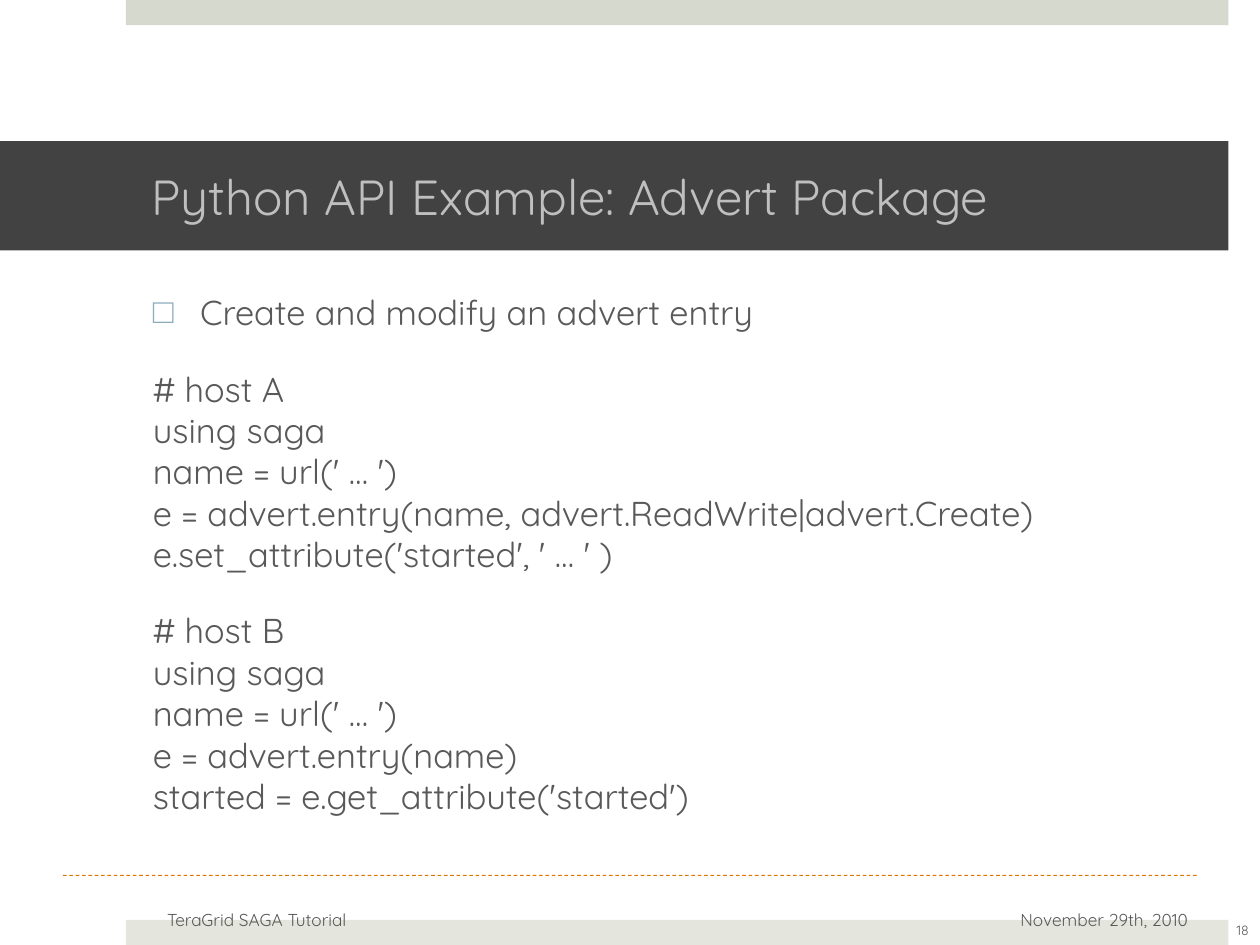
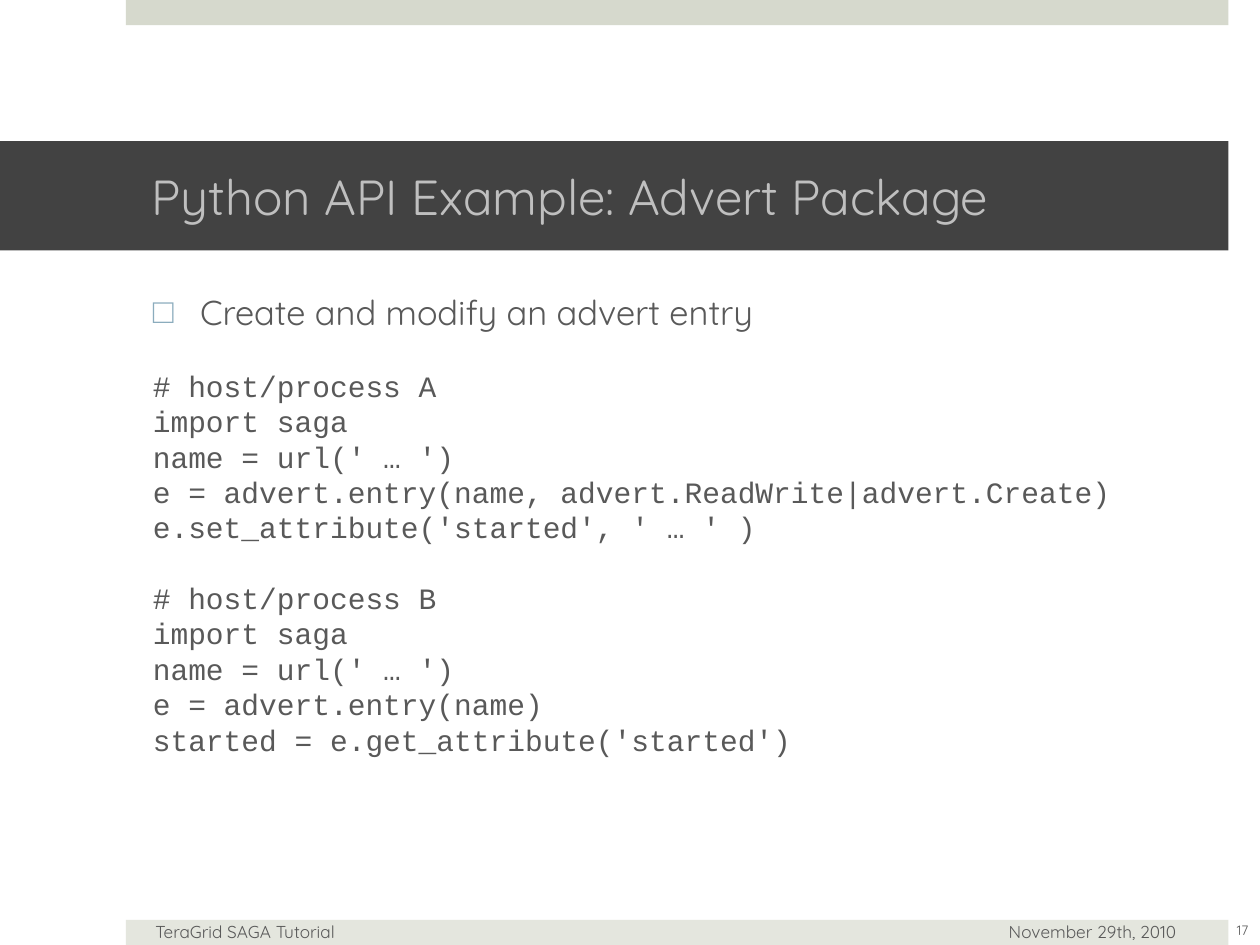
Before and after one commit to saga-project/saga-cpp-legacy-projects, a slide deck: slide 17 of tutorial/general_tutorial/SAGA-API-levels.pptx (slide 18 before the commit). Drawn at 1260x945 pixels with LibreOffice and Linux fonts; fonts in the diff are those of the drawing; background and template pictures are left out. Boxes give left, top, right and bottom in pixels: in the first picture for what was removed or moved away, otherwise in the second. Text is boxed around its words. In the diff, an @@ line names an element or a change of style, - is before the commit and + after.

```diff
--- a/tutorial/general_tutorial/SAGA-API-levels.pptx
+++ b/tutorial/general_tutorial/SAGA-API-levels.pptx
@@ text at <box>153,376,1109,757</box>: text changed; size 28 to 24 pt; font Quicksand to Courier New @@
-# host A
-using saga
-name = url(' … ')
-e = advert.entry(name, advert.ReadWrite|advert.Create)
-e.set_attribute('started', ' … ' )
-# host B
-using saga
-name = url(' … ')
-e = advert.entry(name)
-started = e.get_attribute('started')
+# host/process A
+import saga
+name = url(' … ')
+e = advert.entry(name, advert.ReadWrite|advert.Create)
+e.set_attribute('started', ' … ' )
+# host/process B
+import saga
+name = url(' … ')
+e = advert.entry(name)
+started = e.get_attribute('started')
@@ line removed from (63, 875) to (1197, 875) @@
@@ text "TeraGrid SAGA Tutorial": place and size @@
-text "TeraGrid SAGA Tutorial" at <box>167,913,347,926</box>
+text "TeraGrid SAGA Tutorial" at <box>155,925,335,938</box>
@@ text "November 29th, 2010": place and size @@
-text "November 29th, 2010" at <box>1020,913,1188,928</box>
+text "November 29th, 2010" at <box>1009,925,1176,940</box>
@@ page number at <box>1237,925,1249,935</box>: text changed @@
-18
+17
```
Also in this commit, not shown: 24 other slides changed, 1 slide added, 2 slides removed.
